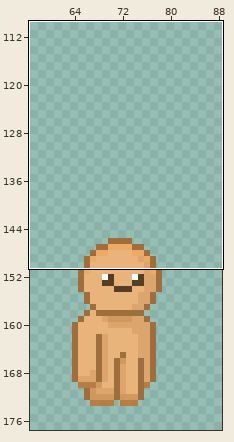
Two states of a pixel-art file, idk.aseprite. Above, an overview of the earlier version with the close-up marked.
Close-up. Earlier state:
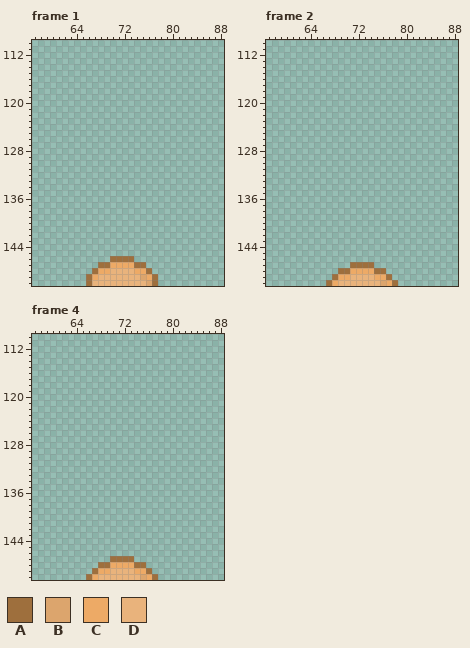
320x180 pixels, 4 frames. Colours within 5 levels of each other are drawn and written as one. Shown: frame 1: x 57..88, y 110..150; frame 2: x 57..88, y 110..150; frame 4: x 57..88, y 110..150. The wide view leaves out empty margins. The commit also changed other frames or places, which this record leaves out.
Palette (. is transparent): A #9e6f3d  B #dca56d  C #edaa66  D #e9b37c
Pixels before, frame 1, first column x 66:
146 ....AAAA....
147 ..AACCCCAA..
148 .ACCDDDDCCA.
149 ACDDDDDDDBCA
150 ADDDDDDDDDBA
Pixels before, frame 2, first column x 67:
147 ....AAAA....
148 ..AACCCCAA..
149 .ACCDDDDCCA.
150 ACDDDDDDDBCA
Pixels before, frame 4, first column x 66:
147 ....AAAA....
148 ..AACCCCAA..
149 .ACCDDDDCCA.
150 ACDDDDDDDBCA
New version:
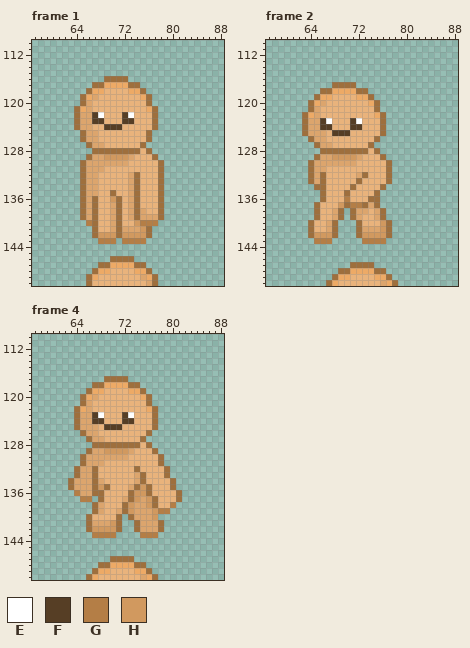
Colours new in this view: E #ffffff  F #563e25  G #b47e46  H #d1995f
Commit: Walking_Left and Walking_Right Animations_v1.0
The edit:
layer "Char_W_L" added
Changed rows in their new state; - is an unchanged pixel.
Frame 1, layer "Char_W_L":
first column x 64:
116 -----AAAA------
117 ---AACCCCAA----
118 --ACCDDDDCCA---
119 -ACBDDDDDDDCA--
120 -ABDDDDDDDDDA--
121 ACBDDDDDDDDDCA-
122 ABBFEDDDFEDDDA-
123 ABBFFDDDFFDDDA-
124 ABBDDFFFDDDDDA-
125 -ABBDDDDDDDDA--
126 -ABBDDDDDDDDA--
127 --ABBDDDDDDA---
128 ---AAAAAAAADA--
129 --ABBHHHHBDDDA-
130 -ABBBBBBBDDDDDA
131 -ABBBDDDDDDDDDA
132 -ABBDDDDDBADDDA
133 -ABBDDDDDBADDDA
134 -ABBDDDDDBADDDA
135 -ABBDDADDBADDDA
136 -ABADDHADBADDDA
137 -ABADDBADBADDDA
138 -ABADDBADBABDDA
139 -ABADDBADBABBBA
140 --GADDBADDHGGG-
141 ---ADDBABBBHA--
142 ---AHHHAHHHHA--
143 ----GGG-GGGG---
Frame 2, layer "Char_W_L":
first column x 63:
117 -----AAAA------
118 ---AACCCCAA----
119 --ACCDDDDCCA---
120 -ACBDDDDDDDCA--
121 -ABDDDDDDDDDA--
122 ACBDDDDDDDDDCA-
123 ABBFEDDDFEDDDA-
124 ABBFFDDDFFDDDA-
125 ABBBDFFFDDDDDA-
126 -ABBDDDDDDDDA--
127 --ABBDDDDDDA---
128 ---AAAAAAAADA--
129 --ABBHHHHBDDDA-
130 -ABBBBBBBDDDDDA
131 -ABBDDDDDDDDDDA
132 -ABADDDDDBADDDA
133 -ABADDDDDADDDDA
134 --AADDDDADDDDA-
135 ---ADDDADDDDA--
136 ---ADDDGDDDAA--
137 --ADDDHAGGABA--
138 --ADDBA-ABBDBA-
139 --ADDBA-ABDDBA-
140 -ADDBA---ADDDHA
141 -ADDBA---ABBBHA
142 -AHHHA---AHHHHA
143 --GGG-----GGGG-
Frame 4, layer "Char_W_L":
first column x 63:
117 ------AAAA---------
118 ----AACCCCAA-------
119 ---ACCDDDDCCA------
120 --ACBDDDDDDDCA-----
121 --ABDDDDDDDDDA-----
122 -ACBDDDDDDDDDCA----
123 -ABBFEDDDFEDDDA----
124 -ABBFFDDDFFDDDA----
125 -ABBBDFFFDDDDDA----
126 --ABBDDDDDDDDA-----
127 ---ABBDDDDDDA------
128 ----AAAAAAAADA-----
129 ---ABBHHHHBDDDA----
130 --ABBBBBBBDDDDDA---
131 --ABBBDDDDDDDDDA---
132 -ABBADDDDDDADDDDA--
133 -ABBADDDDDDBADDDA--
134 ABBBABDDDDDBADDDDA-
135 ABBBAHADDDBAHADDDA-
136 -GBBAADDDDAHHADDDDA
137 --GG-ADDDBAHBHADDDA
138 ----ABDDDAHBBHADDG-
139 ----ABDDBAHBBBHGG--
140 ---ADDDDA-ABBBH----
141 ---ABBBHA--ABBBA---
142 ---AHHHHA--ABBBA---
143 ----GGGG----GGG----
Where, in picture pixels (left, top, right, bottom), the same in both close-ups:
added: (74, 76, 164, 244)
added: (302, 82, 392, 244)
added: (68, 376, 182, 538)
